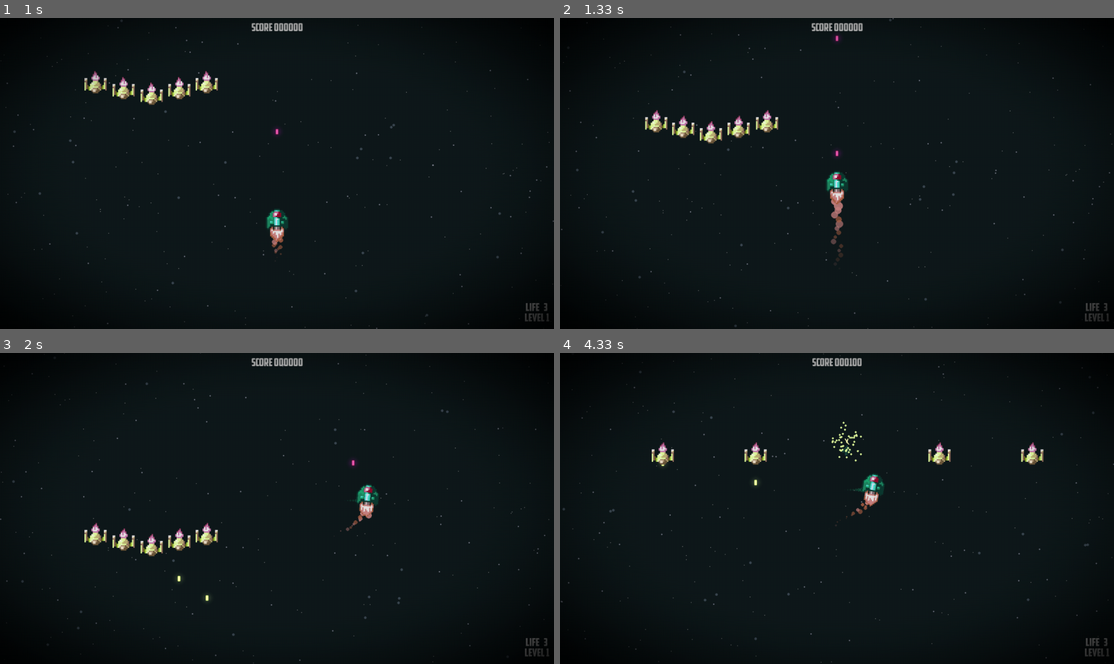
Above: before the commit, frames 1-4 (two rows, left to right).
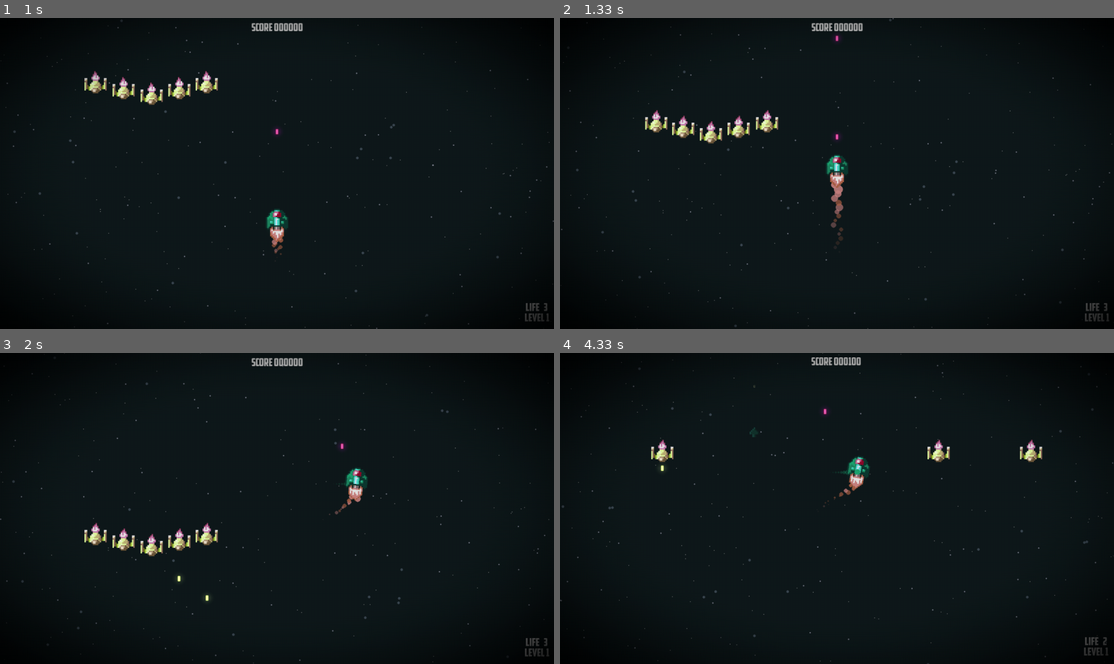
Above: after the commit, the same moments.

Repository: g-brrzzn/shootemup-Pygame
Game: pygame game, started from Game.py
The game is run twice, just before and just after one commit, with the same random seed, the same clock (stepped at 60 frames per second) and the same inputs.
Inputs:
- Up to frame 1 (1 s): tap Enter at 0.33 s; tap Space at 0.67 s
- Up to frame 2 (1.33 s): hold Up from 1 s (still down); tap Space at 1.07 s
- Up to frame 3 (2 s): tap Space at 1.37, 1.57, 1.87 s; release Up at 1.47 s; hold Right 1.5-1.97 s
- Up to frame 4 (4.33 s): hold Left 2-2.53 s; tap Space at 2.07, 2.37, 2.63, 2.97, 3.27, 3.4, 3.8, 4.1 s; hold Down 2.57-2.87 s; hold Left 2.9-3.3 s; hold Up 3.33-3.7 s; hold Right from 3.73 s (still down)

Frame 1 is identical in both runs. In frame 2, 0.7% of the frame differs, in the area x 48-52%, y 37-79%; in frame 3, 0.7%; in frame 4, 2.3%, in the area x 0-100%, y 0-100%.

Commit message:
fix: resolve player teleportation glitch on first move
The initial float coordinates `self.x` and `self.y` were incorrectly assigned the center position instead of the top-left `rect` coordinates. This caused a coordinate desync, making the sprite snap to a new position on the first movement input. Fixed by initializing `self.x` and `self.y` with `float(self.rect.topleft)`.

Diff:
--- a/classes/Player.py
+++ b/classes/Player.py
@@ -42,8 +42,8 @@
         self.rect = self.image.get_rect(center=pos)
         self.hitbox = self.rect.copy()
 
-        self.x = pos[0]
-        self.y = pos[1]
+        self.x = float(self.rect.x)
+        self.y = float(self.rect.y)
 
         self.movement = pygame.math.Vector2()
         self.speed = config.INTERNAL_RESOLUTION[1] * 0.525
